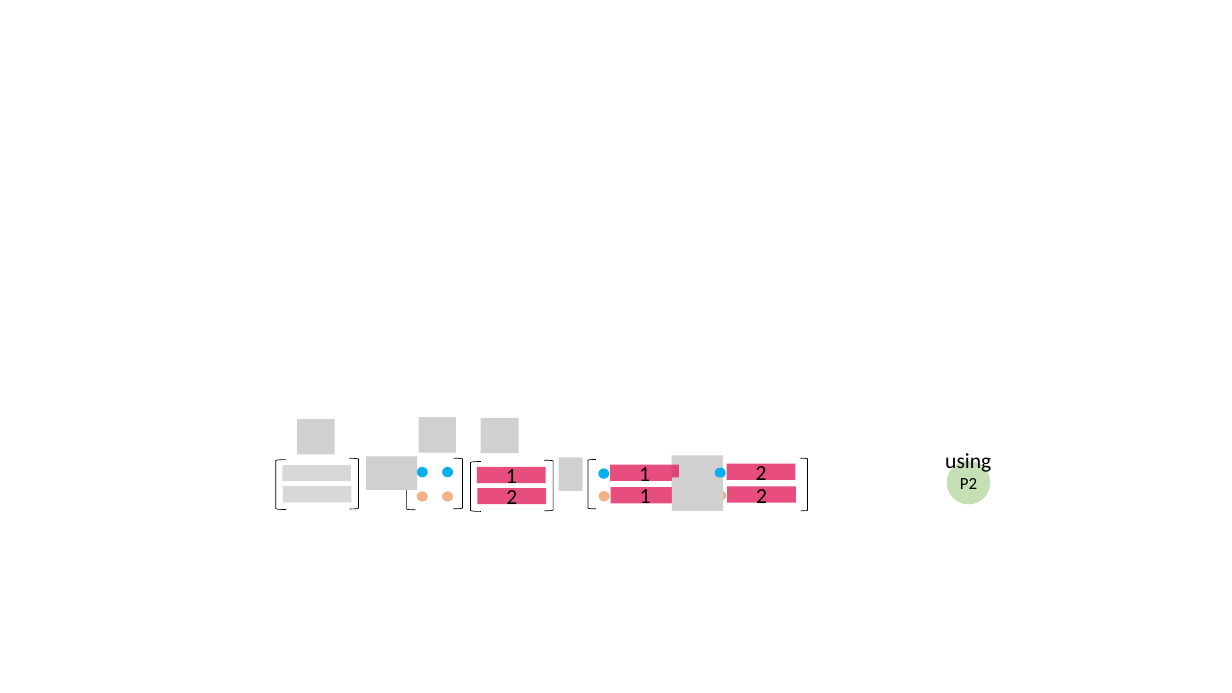
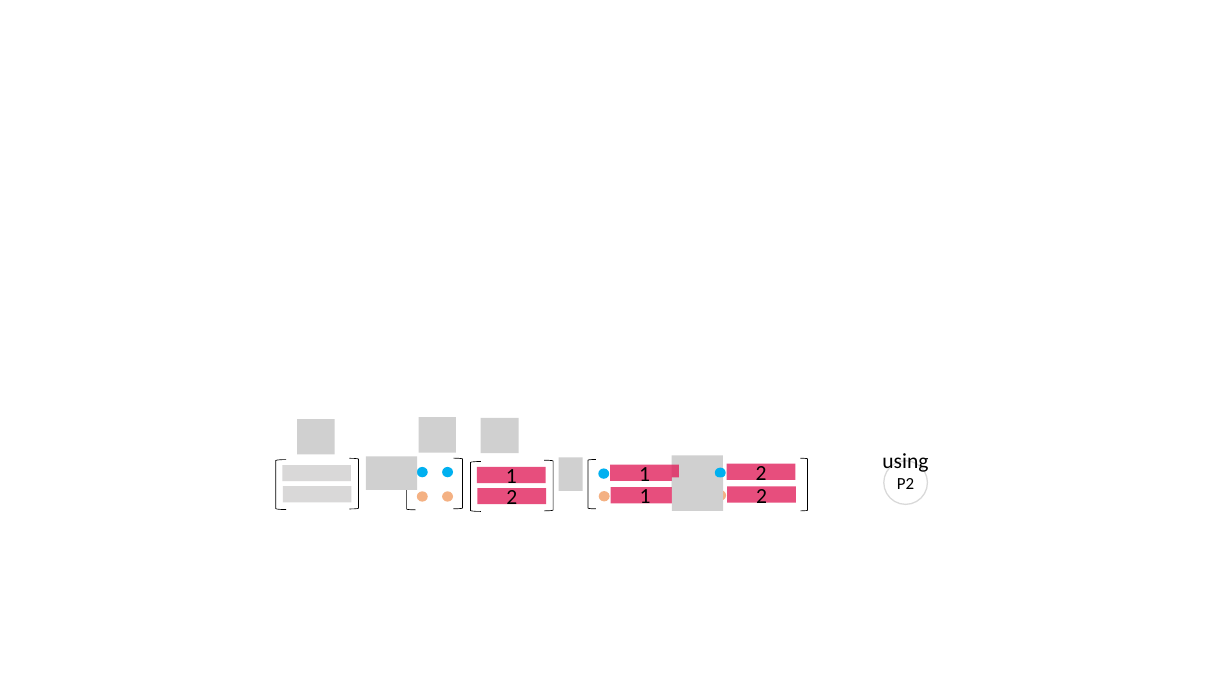
Before and after one commit to kenjihiranabe/The-Art-of-Linear-Algebra, a slide deck: slide 37 of Illustrations.pptx (slide 14 before the commit). Drawn at 1232x693 pixels with LibreOffice and Linux fonts; fonts in the diff are those of the drawing; grey boxes stand for pictures. Boxes give left, top, right and bottom in pixels: in the first picture for what was removed or moved away, otherwise in the second. Text is boxed around its words. In the diff, an @@ line names an element or a change of style, - is before the commit and + after.

```diff
--- a/Illustrations.pptx
+++ b/Illustrations.pptx
@@ text "using" rewrapped from (945, 450, 991, 474) to (882, 453, 928, 472) @@
@@ ellipse "P2": place and size @@
-ellipse "P2" at (947, 461, 991, 505)
+ellipse "P2" at (884, 461, 928, 505)
@@ ellipse "P2" at (884, 461, 928, 505): fill #C5E0B4 to none; outline none to #D9D9D9 1 pt @@
```
Also in this commit, not shown: 15 other slides changed, 23 slides added, 6 other files.
